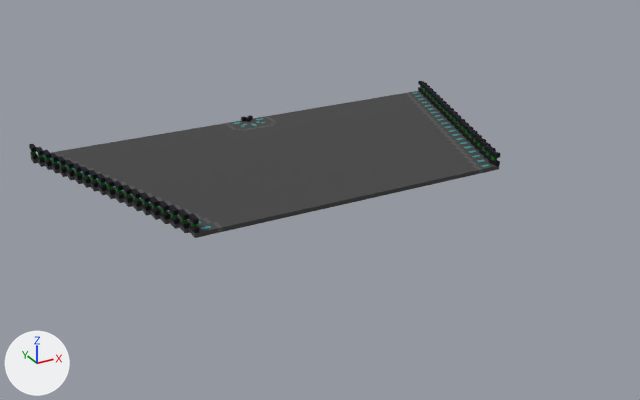
The OBJ model Game Dev 2/Assets/Models/Tracks/Split_0/Split_0-2.obj, before and after one commit.
Camera for both pictures: a camera (50 mm lens) standing at (-93.4, -181.5, 78.0) and looking at (-3.8, -18.6, -3.4). Arrows for +X, +Y and +Z are at lower left; the lights stay in place. Where no turn or scale is listed for an object, it has been applied to the vertices. Vertices at the same position are counted once.

In view in the first picture: 'Split_0-2'.
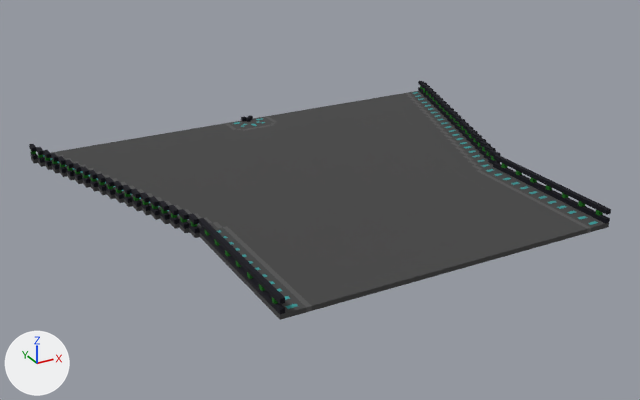
The newer file is also turned or shifted as a whole; pictures and numbers use the older file's frame.

The change, as a diff of the scene's bpy script:
```diff
--- a/Game Dev 2/Assets/Models/Tracks/Split_0/Split_0-2.obj.py
+++ b/Game Dev 2/Assets/Models/Tracks/Split_0/Split_0-2.obj.py
@@ me_split_0_2 @@
 # used by ob_split_0_2; location = (0.0, 0.0, 0.0)
-me_split_0_2.from_pydata(...)  # 1560 vertices, 3348 faces; spans x -57.5..57.5, y -30.0..30.0, z 0.0..4.0
+me_split_0_2.from_pydata(...)  # 1904 vertices, 4096 faces; spans x -57.5..57.5, y -66.0..30.0, z 0.0..4.0
+# me_split_0_2 part 1: 344 vertices added at x -37.5..37.5, y -66.0..-30.0, z 0.0..4.0
 me_split_0_2.materials.append(mat_palette)
```

Location of each change, [x1, y1, x2, y2] in pixels of the pictures (640 x 400 px):
'Split_0-2', reshaped (23% wider, 52% taller)
    before: [29, 81, 501, 238]
    after: [29, 81, 611, 320]
part 1 of me_split_0_2, added
    after: [195, 154, 611, 320]
